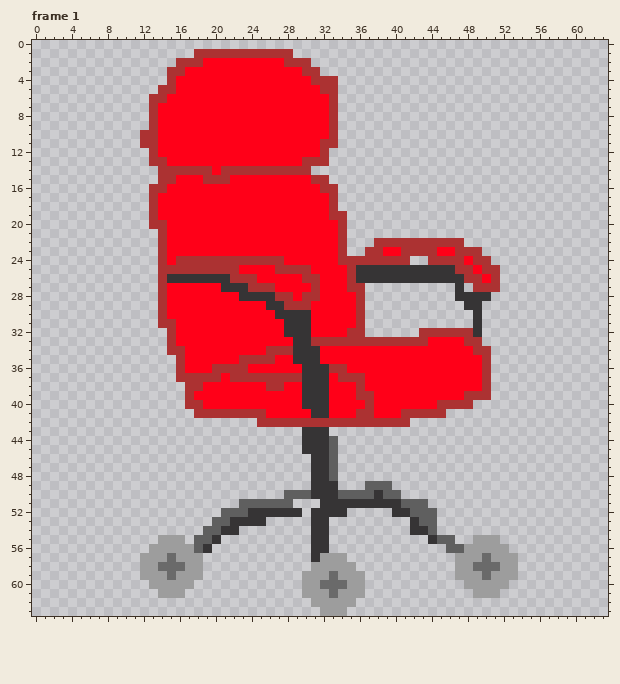
One commit to this pixel-art file: draclove-love/typeshit/zidle_idle.aseprite. The first picture shows the starting point.
64x64 pixels, 8 frames. Shown: frame 1. The commit also changed other frames, which this record leaves out.
After the commit:
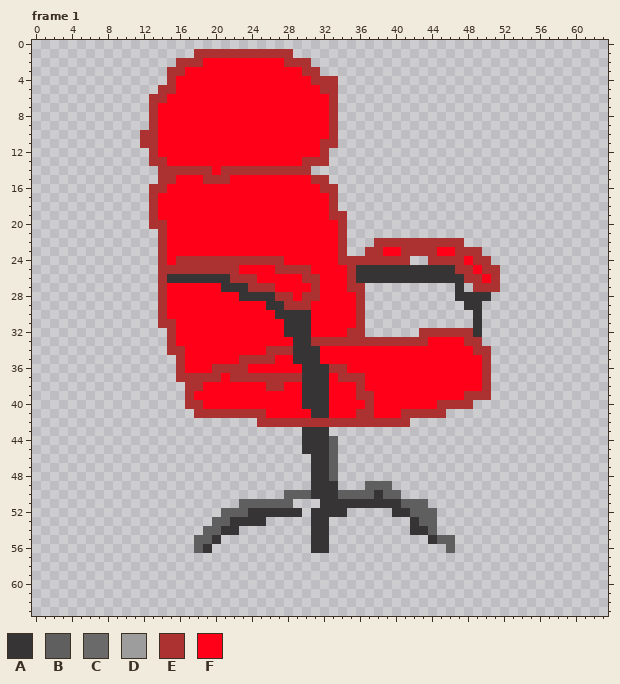
Palette (. is transparent): A #363435  B #5f5f5f  C #6a6a6a  D #9d9d9d  E #ac3232  F #ff0018
Diff:
Frame 1:
y 55: x 14..16 DDD -> ...; x 49..51 DDD -> ...
y 56: x 13..17 DDDDD -> .....; x 47..52 BDDDDD -> ......
y 57: x 12..18 DDDCDDD -> .......; x 31..34 ADDD -> ....; x 47..53 DDDCDDD -> .......
y 58: x 12..18 DDCCCDD -> .......; x 31..35 DDDDD -> .....; x 47..53 DDCCCDD -> .......
y 59: x 12..18 DDDCDDD -> .......; x 30..36 DDDCDDD -> .......; x 47..53 DDDCDDD -> .......
y 60: x 13..17 DDDDD -> .....; x 30..36 DDCCCDD -> .......; x 48..52 DDDDD -> .....
y 61: x 14..16 DDD -> ...; x 30..36 DDDCDDD -> .......; x 49..51 DDD -> ...
y 62: x 31..35 DDDDD -> .....
y 63: x 32..34 DDD -> ...
Boxes around the changes in both pictures, in picture pixels (x1, y1, x2, y2):
erased: (140, 535, 203, 598)
erased: (455, 535, 518, 598)
erased: (302, 553, 365, 616)
